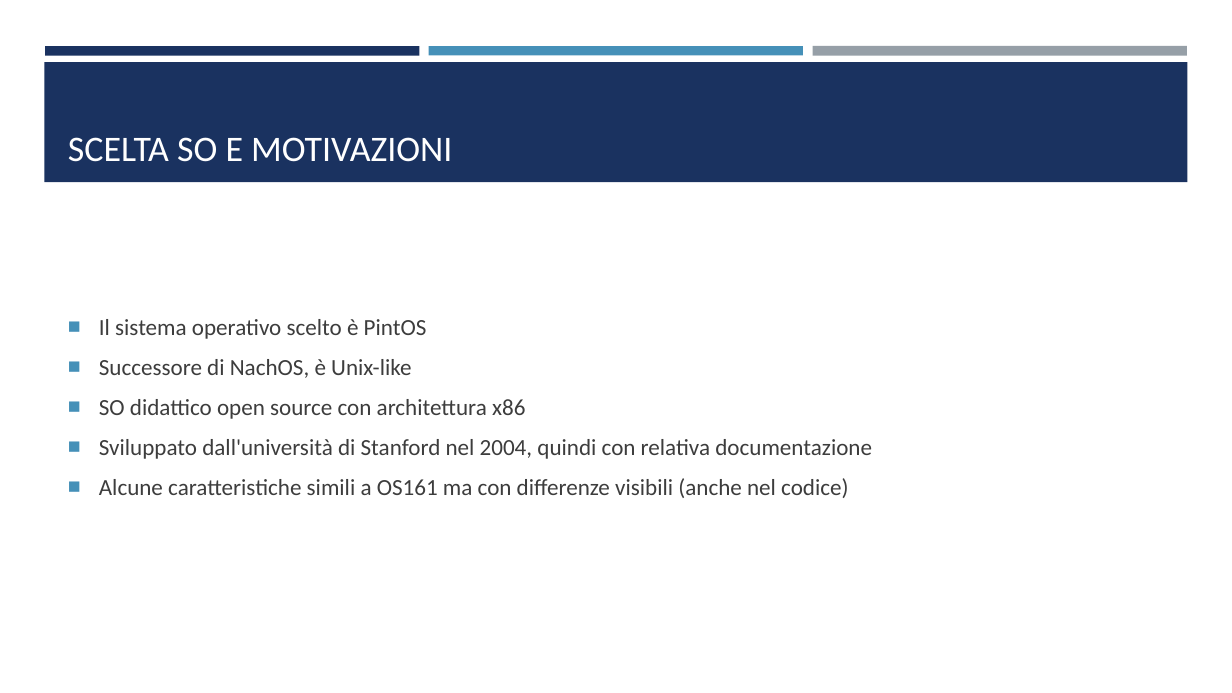
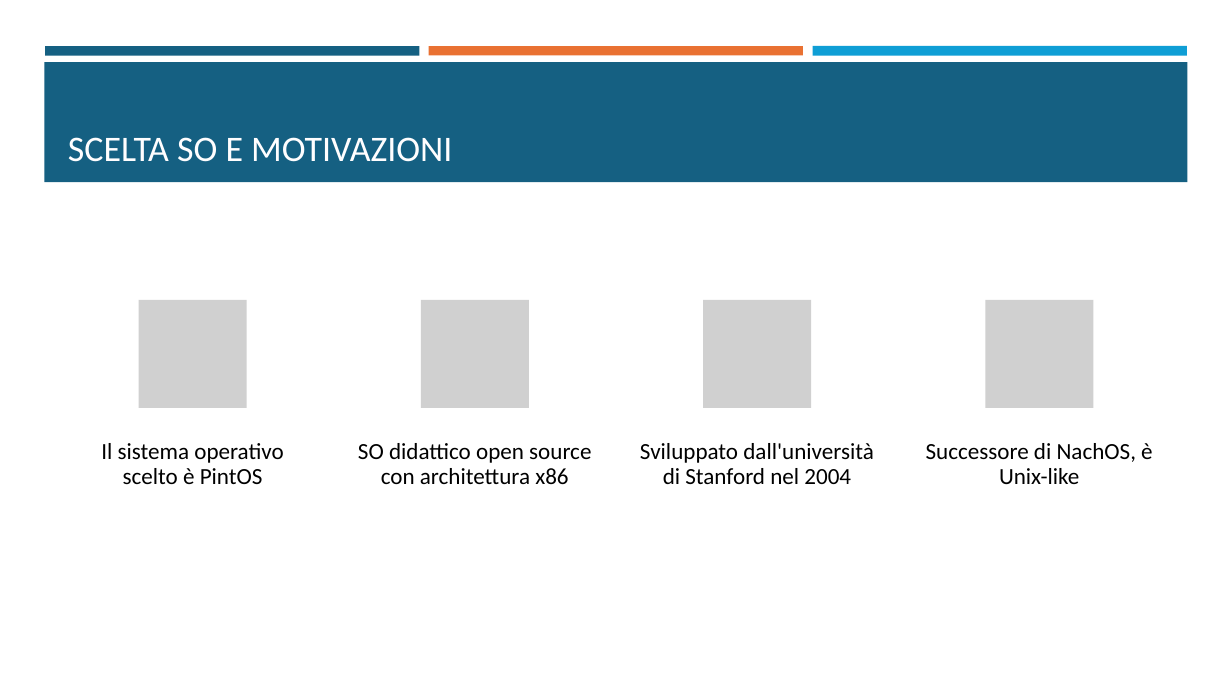
Before and after one commit to fraancyM/PintOS, a slide deck: slide 2 of Progetto_SO.pptx. Drawn at 1232x693 pixels with LibreOffice and Linux fonts; fonts in the diff are those of the drawing; grey boxes stand for pictures. Boxes give left, top, right and bottom in pixels: in the first picture for what was removed or moved away, otherwise in the second. Text is boxed around its words. In the diff, an @@ line names an element or a change of style, - is before the commit and + after.

```diff
--- a/Progetto_SO.pptx
+++ b/Progetto_SO.pptx
@@ rectangle at box(45, 46, 420, 55): fill #1A3260 to #156082 @@
@@ rectangle at box(429, 46, 803, 55): fill #4590B8 to #E97132 @@
@@ rectangle at box(812, 46, 1187, 56): fill #969FA7 to #0F9ED5 @@
@@ rectangle at box(44, 62, 1188, 182): fill #1A3260 to #156082 @@
@@ title "SCELTA SO E MOTIVAZIONI" at box(68, 137, 452, 162): text colour #FFFFFF to #FFFEFF @@
@@ text removed at box(99, 319, 872, 498) @@
-■ Il sistema operativo scelto è PintOS
-■ Successore di NachOS, è Unix-like
-■ SO didattico open source con architettura x86
-■ Sviluppato dall'università di Stanford nel 2004, quindi con relativa documentazione
-■ Alcune caratteristiche simili a OS161 ma con differenze visibili (anche nel codice)
@@ group added at box(101, 300, 1152, 484): 4 pictures, 4 texts @@
+Il sistema operativo scelto è PintOS
+SO didattico open source con architettura x86
+Sviluppato dall'università di Stanford nel 2004
+Successore di NachOS, è Unix-like
```
Also in this commit, not shown: 6 other slides changed, 2 slides added, 10 slides removed.
